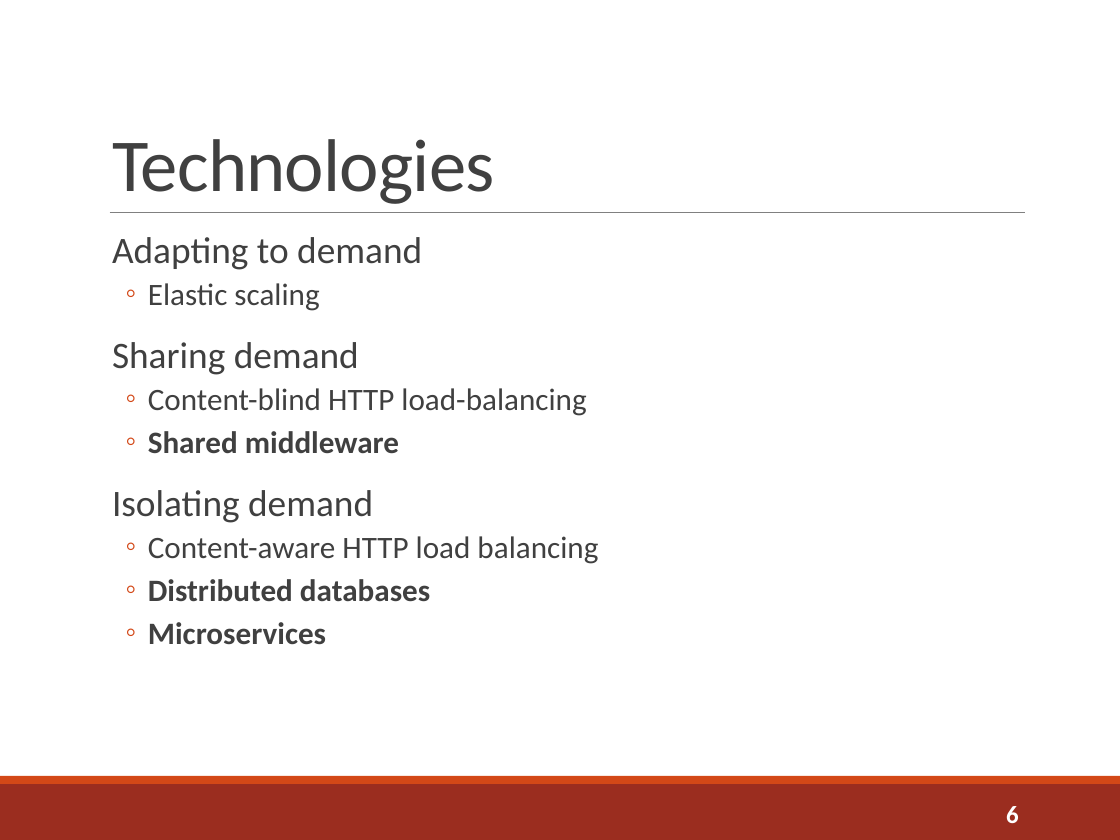
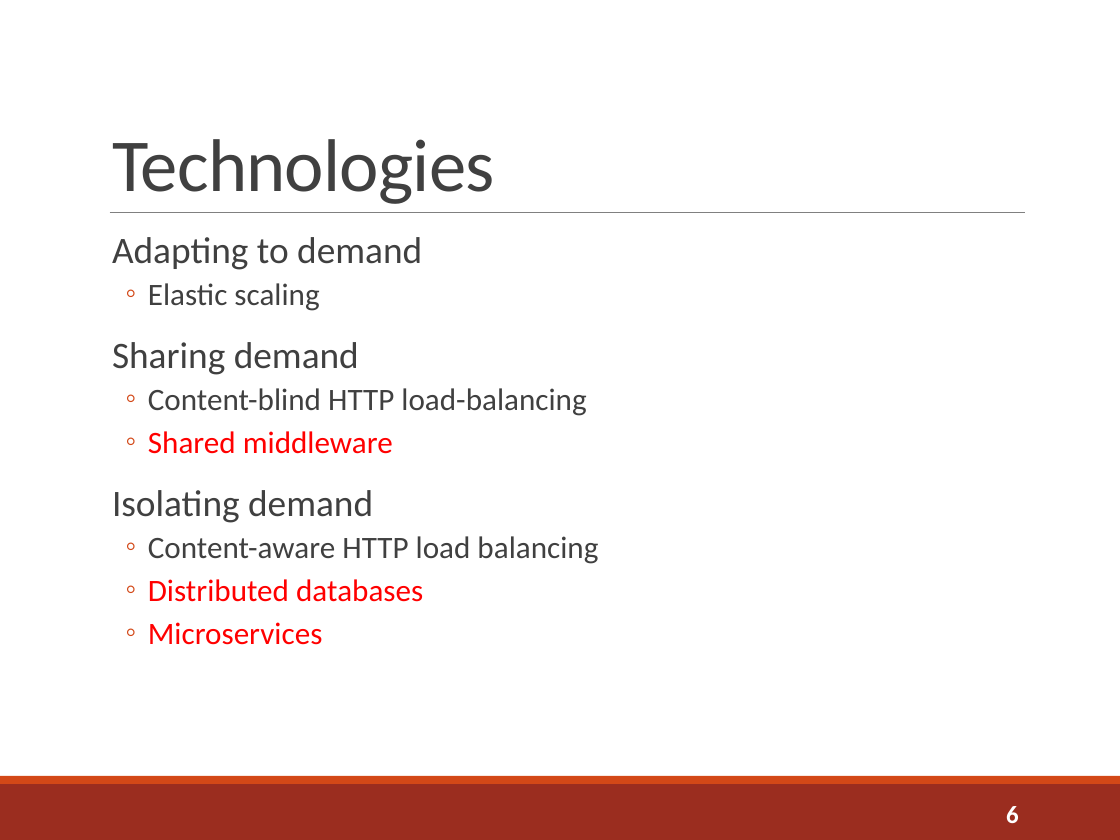
Before and after one commit to sshephard2/skewed-modelling, a slide deck: slide 6 of Presentation/Performance modelling of skewed demand in complex systems.pptx. Drawn at 1120x840 pixels with LibreOffice and Linux fonts; fonts in the diff are those of the drawing. Boxes give left, top, right and bottom in pixels: in the first picture for what was removed or moved away, otherwise in the second. Text is boxed around its words. In the diff, an @@ line names an element or a change of style, - is before the commit and + after.

```diff
--- a/Presentation/Performance modelling of skewed demand in complex systems.pptx
+++ b/Presentation/Performance modelling of skewed demand in complex systems.pptx
@@ text at (148,431,423,645): text colour #404040 to #FF0000, bold off in "Shared middleware", "Distributed databases", "Microservices" @@
```
Also in this commit, not shown: 5 other slides changed, 5 slides added, 5 slides removed, 2 other files.
